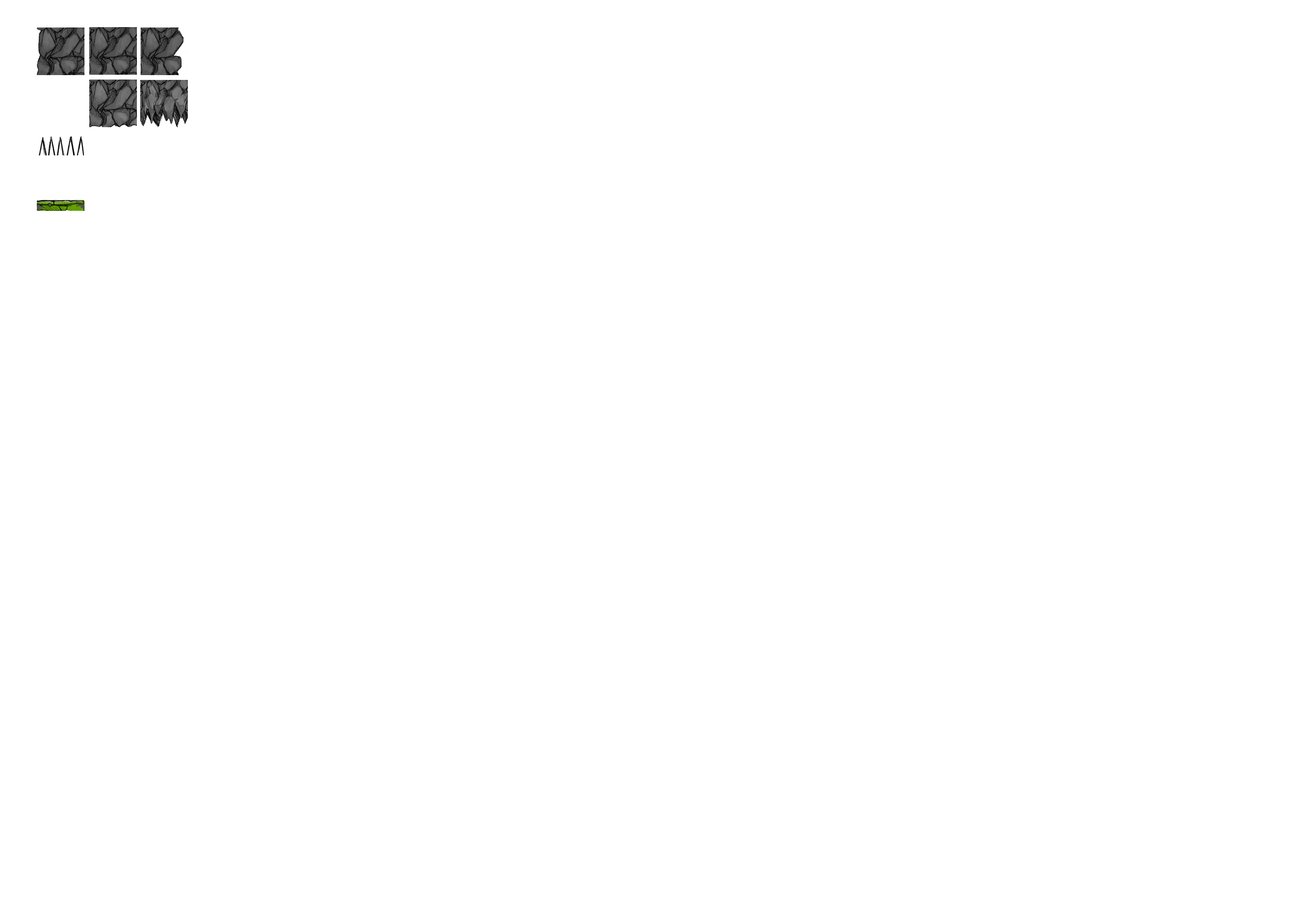
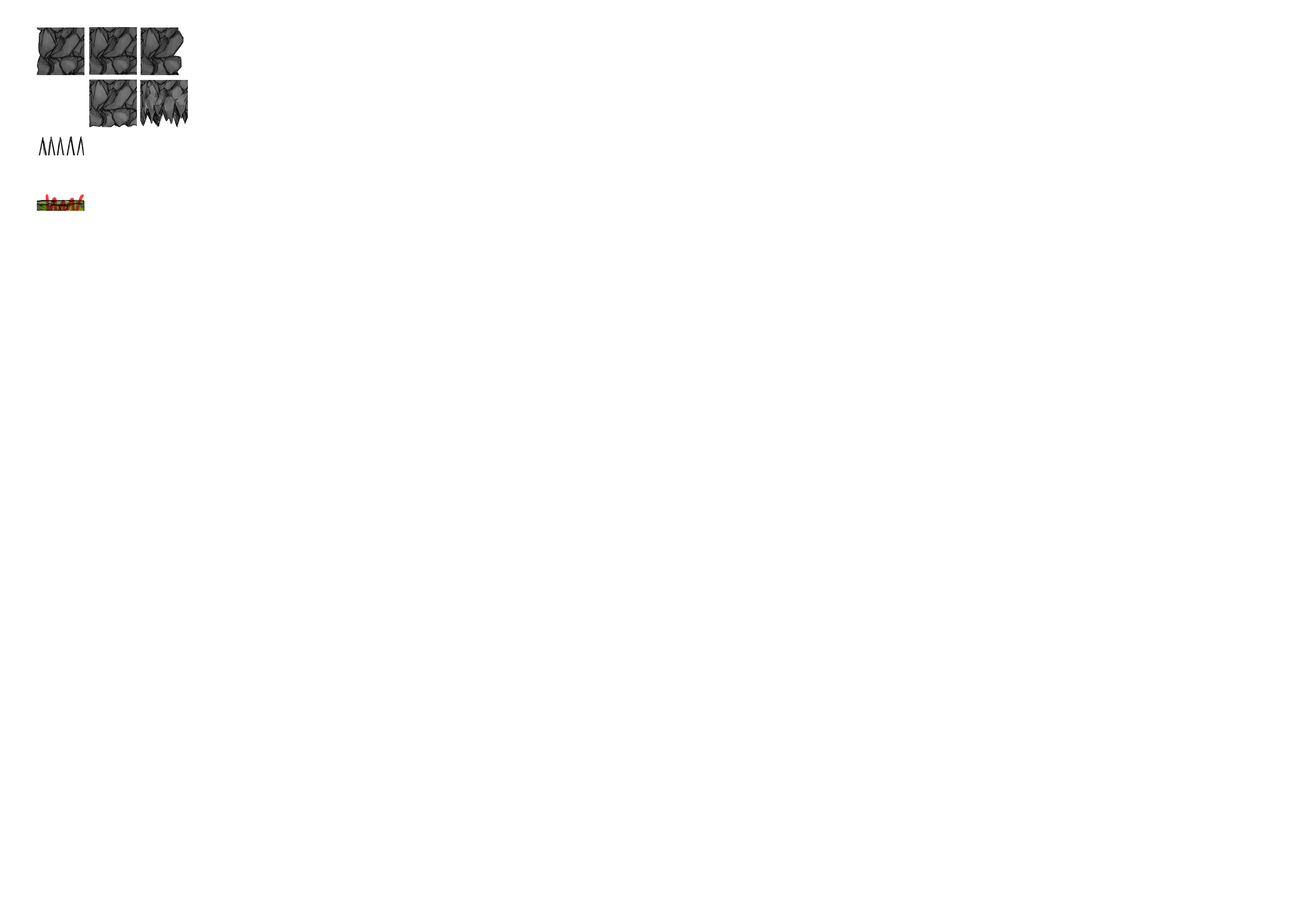
Two versions of the same layered image (1305x922). Layer-by-layer changes:
painted on "tile baldosa base 1" over bbox(45, 193, 85, 211)
